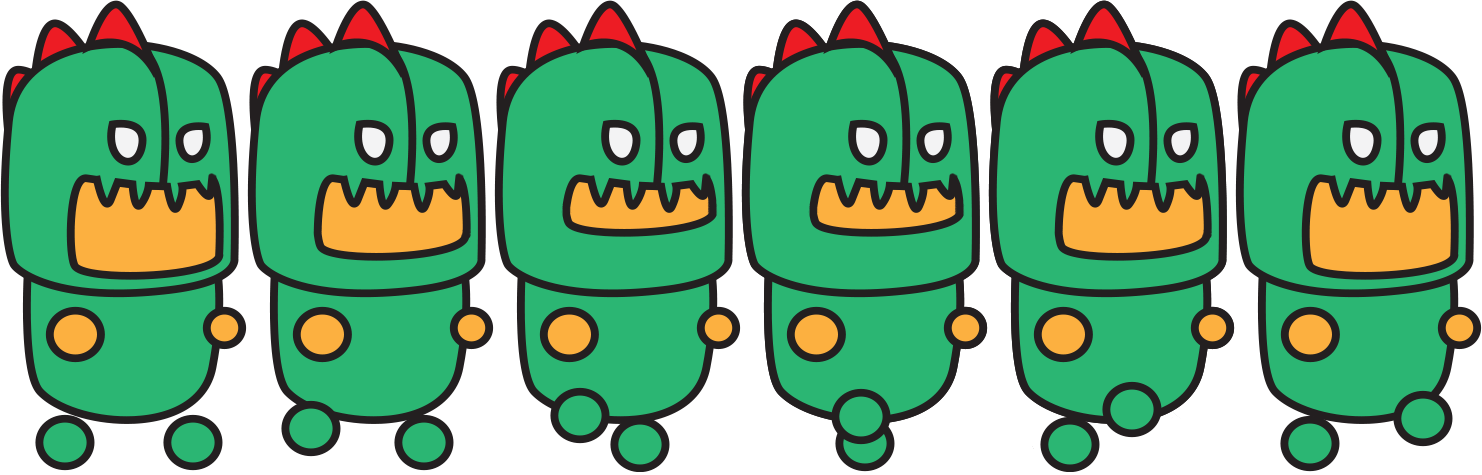
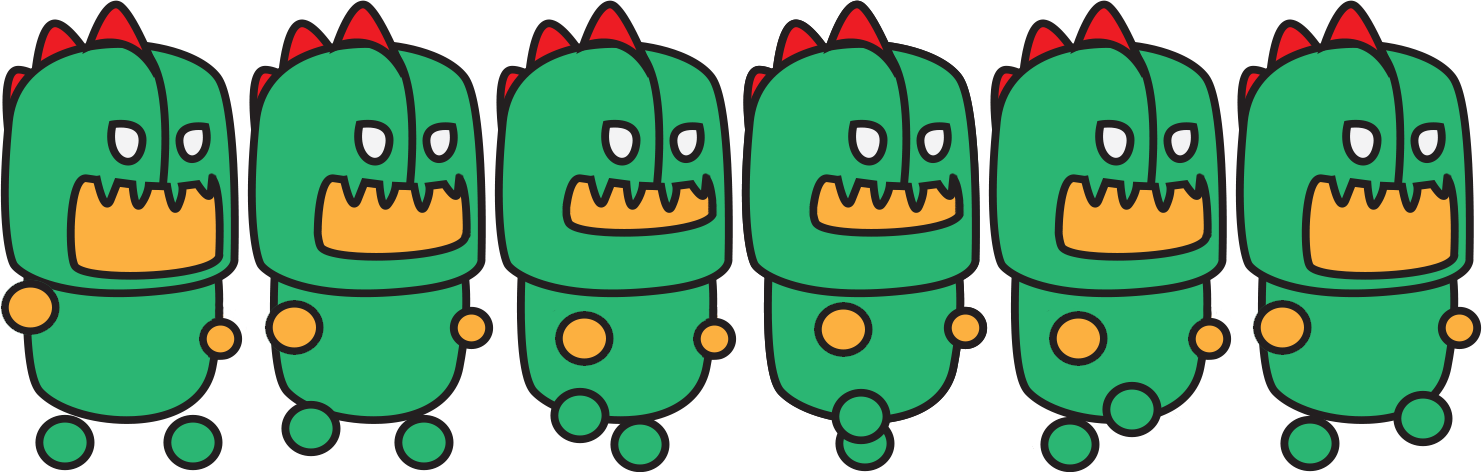
Before/after of a 1482×475 layered artwork. What changed in the layer stack:
added group "Group 1" with 4 layers above "Group 2" over [0, 279, 247, 363]
added layer "hand 1" in group "Group 1" over [0, 279, 60, 336]
added layer "Layer 16" in group "Group 1" over [41, 301, 217, 363]
moved "1" into group "Group 1", painted on it over [0, 279, 247, 363]
added group "Group 2" with 3 layers above "Group 3" over [264, 300, 352, 363]
added layer "hand 1 copy" in group "Group 2" over [264, 300, 324, 356]
added layer "Layer 17" in group "Group 2" over [282, 300, 352, 363]
moved "2" into group "Group 2" over [264, 300, 352, 363]
added group "Group 3" with 4 layers above "Group 4" over [214, 300, 740, 366]
added layer "hand 1 copy 2" in group "Group 3" over [554, 310, 614, 366]
added layer "Layer 19" in group "Group 3" over [539, 306, 710, 366]
moved "3" into group "Group 3", painted on it over [214, 300, 741, 366]
added group "Group 4" with 3 layers above "Group 5" over [786, 302, 873, 363]
added layer "hand 1 copy 3" in group "Group 4" over [813, 302, 873, 358]
added layer "Layer 18" in group "Group 4" over [786, 302, 867, 363]
moved "4" into group "Group 4" over [786, 302, 873, 363]
added group "Group 5" with 4 layers above "Group 6" over [988, 0, 1234, 424]
added layer "Layer 19 copy" in group "Group 5" over [1033, 301, 1204, 375]
moved "5" into group "Group 5", painted on it over [988, 0, 1235, 424]
added group "Group 6" with 4 layers over [786, 0, 1340, 424]
added layer "Layer 17 copy" in group "Group 6" over [1270, 300, 1340, 363]
moved "Layer 8" into group "Group 6" over [786, 302, 873, 363]
removed layer "Layer 9" over [988, 0, 1235, 424]
moved "6" into group "Group 6" over [1252, 300, 1340, 363]
…and 5 more changes (5 added)
